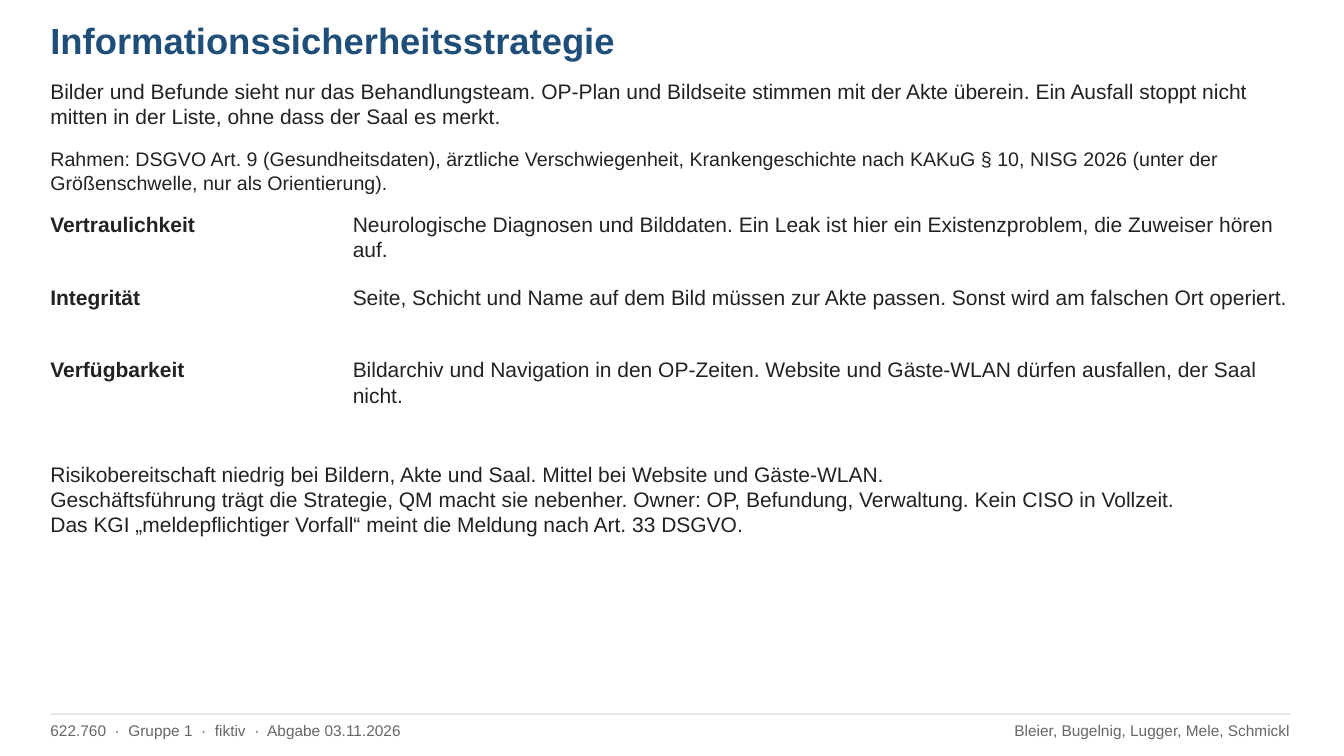
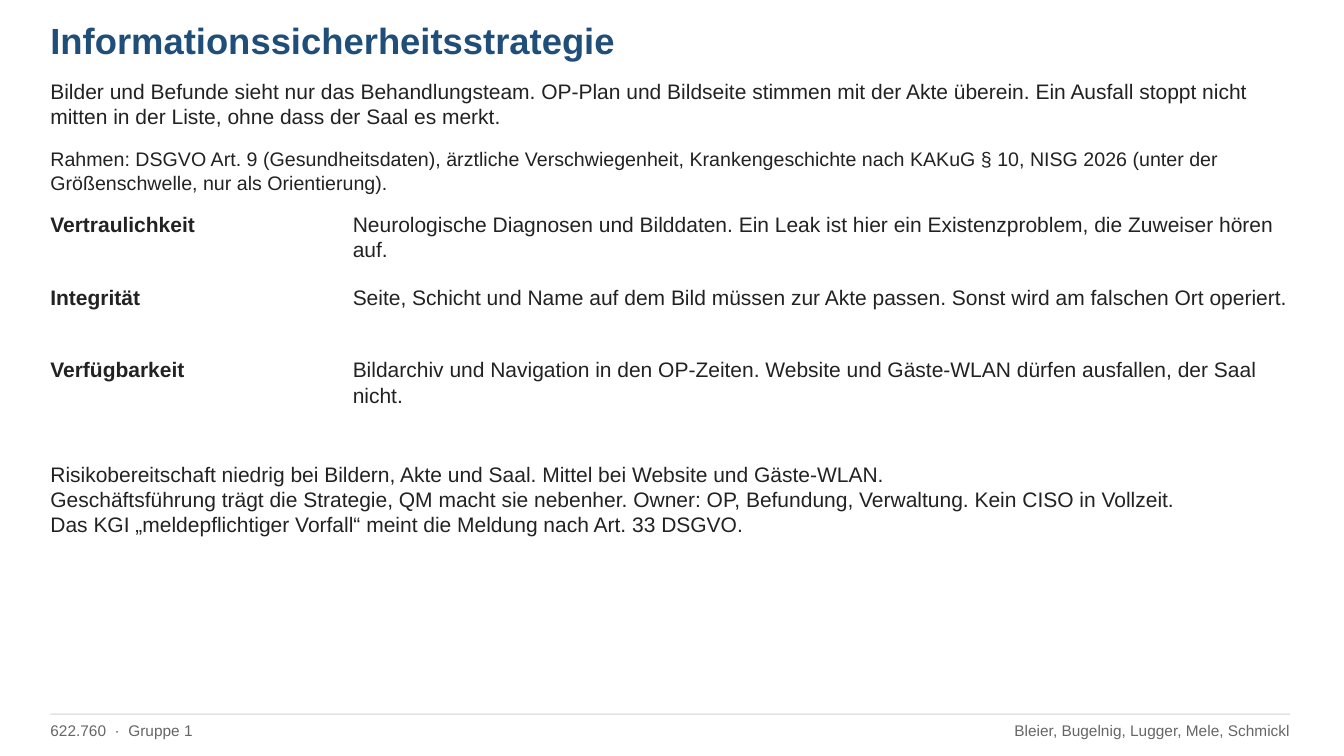
Before and after one commit to raphaelbleier/aau_26W_bleier, a slide deck: slide 3 of Informationssicherheitsmanagement/gruppenarbeit1/Gruppenarbeit1_Informationssicherheitsstrategie.pptx. Drawn at 1344x756 pixels with LibreOffice and Linux fonts; fonts in the diff are those of the drawing. Boxes give left, top, right and bottom in pixels: in the first picture for what was removed or moved away, otherwise in the second. Text is boxed around its words. In the diff, an @@ line names an element or a change of style, - is before the commit and + after.

Commit message:
docs(ism): tighten clinic slide wording

```diff
--- a/Informationssicherheitsmanagement/gruppenarbeit1/Gruppenarbeit1_Informationssicherheitsstrategie.pptx
+++ b/Informationssicherheitsmanagement/gruppenarbeit1/Gruppenarbeit1_Informationssicherheitsstrategie.pptx
@@ text at (x1=50, y1=725, x2=193, y2=739): text changed @@
-622.760 · Gruppe 1 · fiktiv · Abgabe 03.11.2026
+622.760 · Gruppe 1
```
Also in this commit, not shown: 3 other slides changed.
